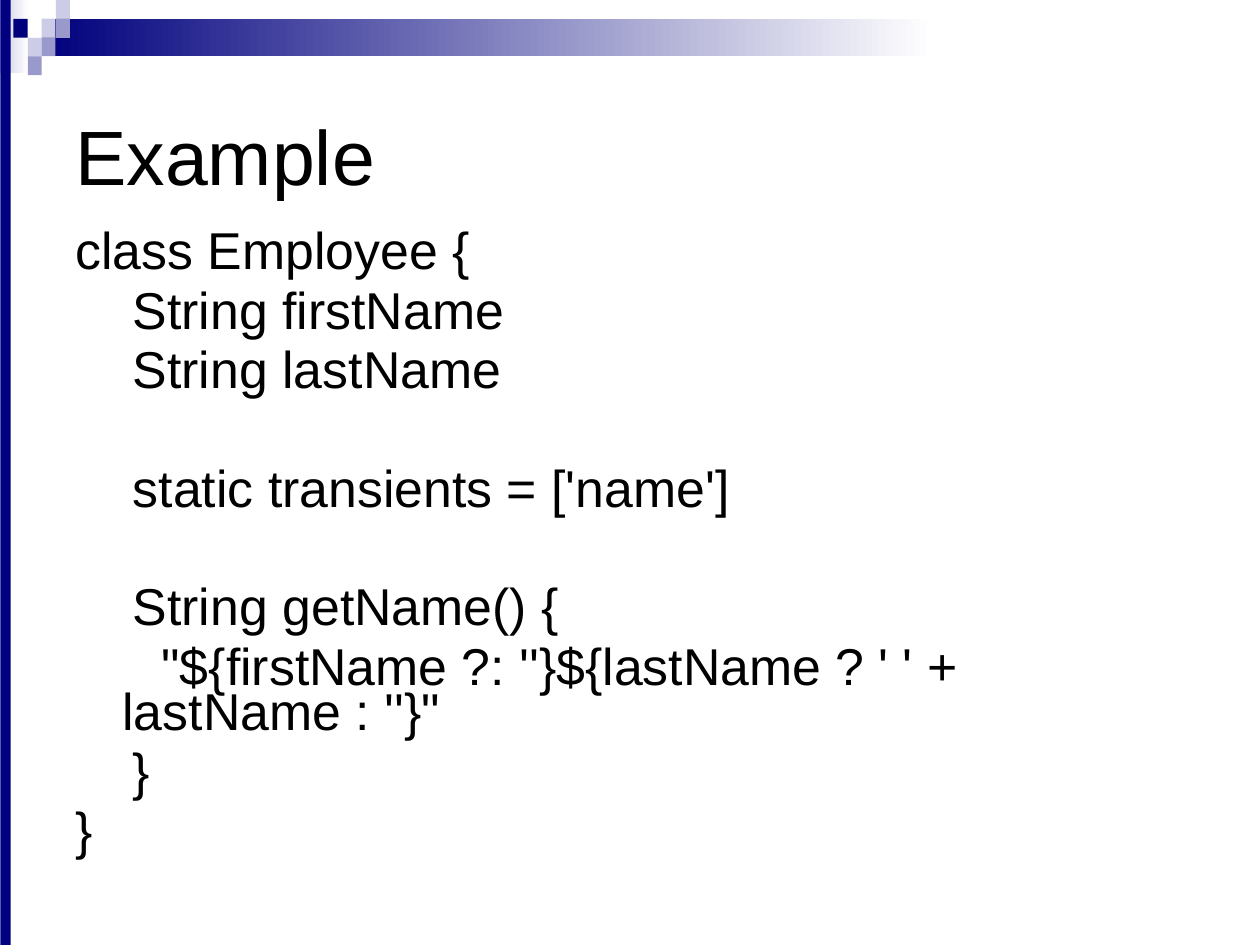
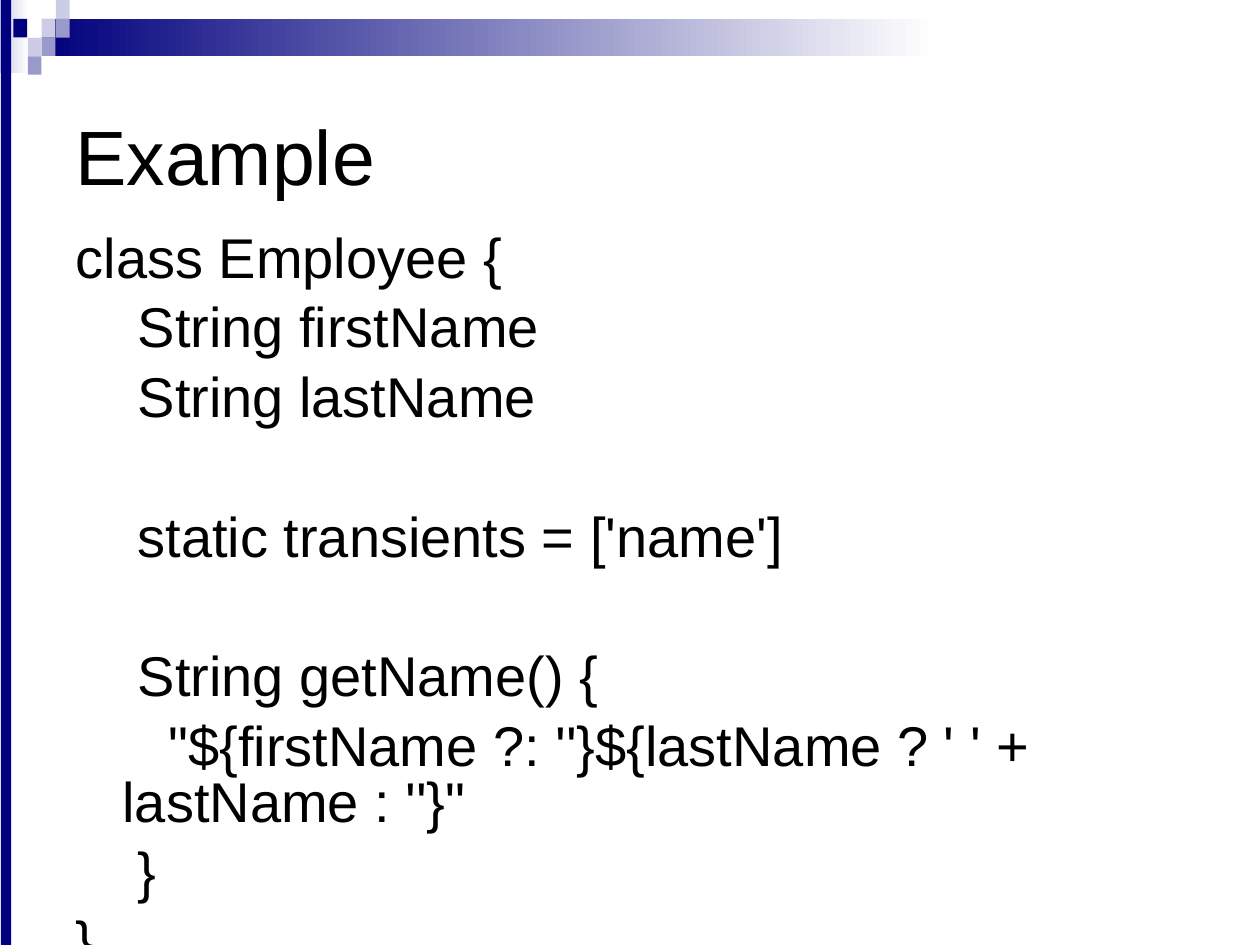
Before and after one commit to meudaypratap/grailsdomain1, a slide deck: slide 10 of Domain_Classses_1.ppt (slide 11 before the commit). Drawn at 1260x945 pixels with LibreOffice and Linux fonts; fonts in the diff are those of the drawing; background and template pictures are left out. Boxes give left, top, right and bottom in pixels: in the first picture for what was removed or moved away, otherwise in the second. Text is boxed around its words. In the diff, an @@ line names an element or a change of style, - is before the commit and + after.

```diff
--- a/Domain_Classses_1.ppt
+++ b/Domain_Classses_1.ppt
@@ text "class Employee {" at (76,237,882,823): size 29.6 to 32 pt; line spacing 0.73 to 0.83 @@
```
Also in this commit, not shown: 9 other slides changed, 1 slide added, 2 slides removed.
